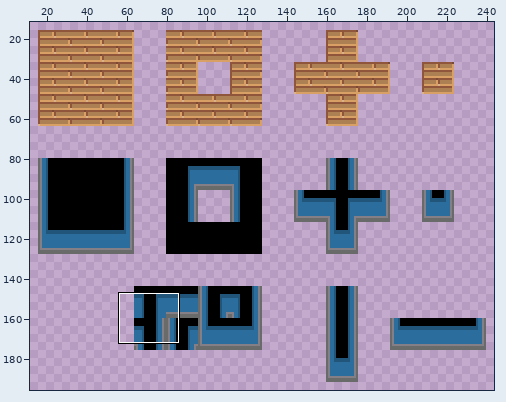
Two versions of one sprite sheet, Godot Project/images/tilemapFixedV3.png. The picture above shows the old version from afar; the outline marks the close-up.
Close-up. Before the commit:
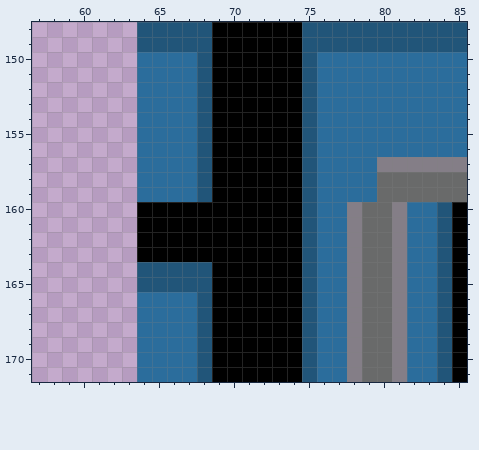
The file is 256x256 pixels. Shown: x 57..85, y 148..171. The wide view leaves out empty margins.
Once edited:
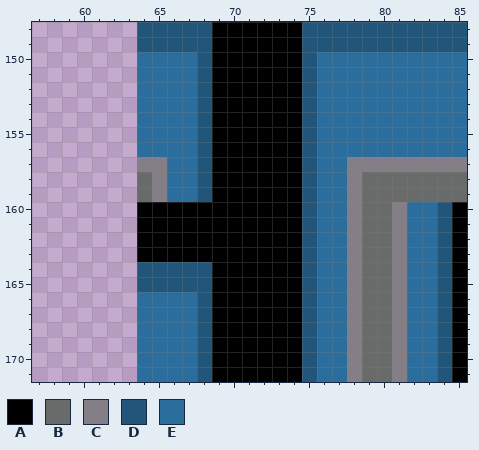
Palette (. is transparent): A #000000  B #696a6a  C #847e87  D #215579  E #2b6d9c
Commit: Update tilemapFixedV3.png fixed pixels on T corner left-down-right
Difference:
Changed rows in their new state; - is an unchanged pixel.
first column x 64:
157 CC------------CC
158 BC------------CB
159 BC------------CB
